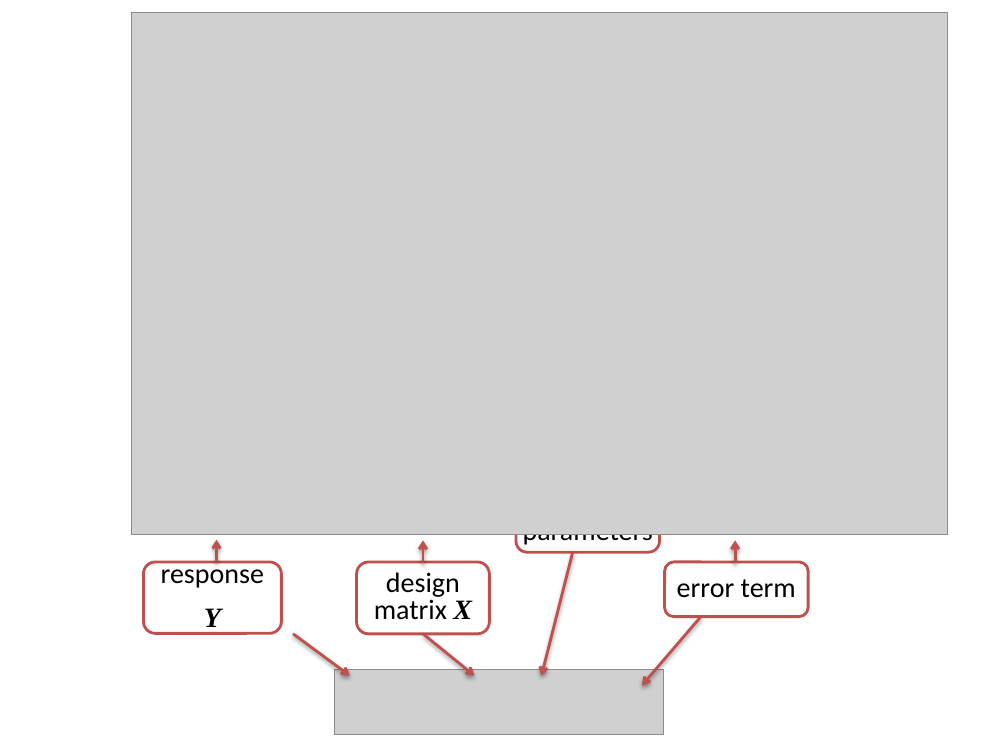
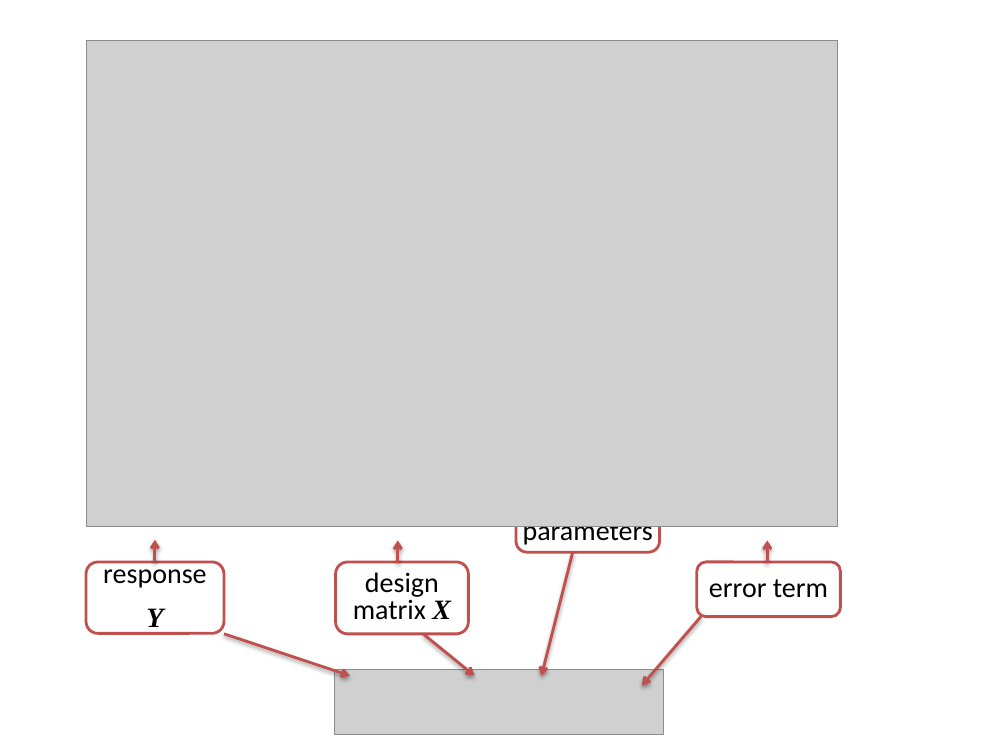
Before and after one commit to gcohenfr/STAT540_RMarkdown_Slides, a slide deck: slide 2 of pics.pptx. Drawn at 1008x756 pixels with LibreOffice and Linux fonts; fonts in the diff are those of the drawing; grey boxes stand for pictures. Boxes give left, top, right and bottom in pixels: in the first picture for what was removed or moved away, otherwise in the second. Text is boxed around its words. In the diff, an @@ line names an element or a change of style, - is before the commit and + after.

```diff
--- a/pics.pptx
+++ b/pics.pptx
@@ picture: place and size @@
-picture at box(131, 12, 948, 535)
+picture at box(86, 40, 838, 526)
@@ arrow moved from (217, 562) - (217, 539) to (155, 562) - (155, 539) @@
@@ rounded rectangle "response": place and size @@
-rounded rectangle "response" at box(143, 562, 281, 634)
+rounded rectangle "response" at box(86, 562, 224, 634)
@@ rounded rectangle "design matrix X": place and size @@
-rounded rectangle "design matrix X" at box(357, 562, 490, 634)
+rounded rectangle "design matrix X" at box(336, 562, 469, 634)
@@ arrow moved from (423, 563) - (423, 540) to (398, 563) - (398, 540) @@
@@ rounded rectangle "error term": place and size @@
-rounded rectangle "error term" at box(664, 562, 807, 617)
+rounded rectangle "error term" at box(697, 562, 840, 617)
@@ arrow moved from (735, 563) - (735, 540) to (767, 563) - (767, 540) @@
@@ arrow moved from (293, 634) - (350, 675) to (224, 634) - (350, 675) @@
```
Also in this commit, not shown: 1 slide added, 1 slide removed, 33 other files.
